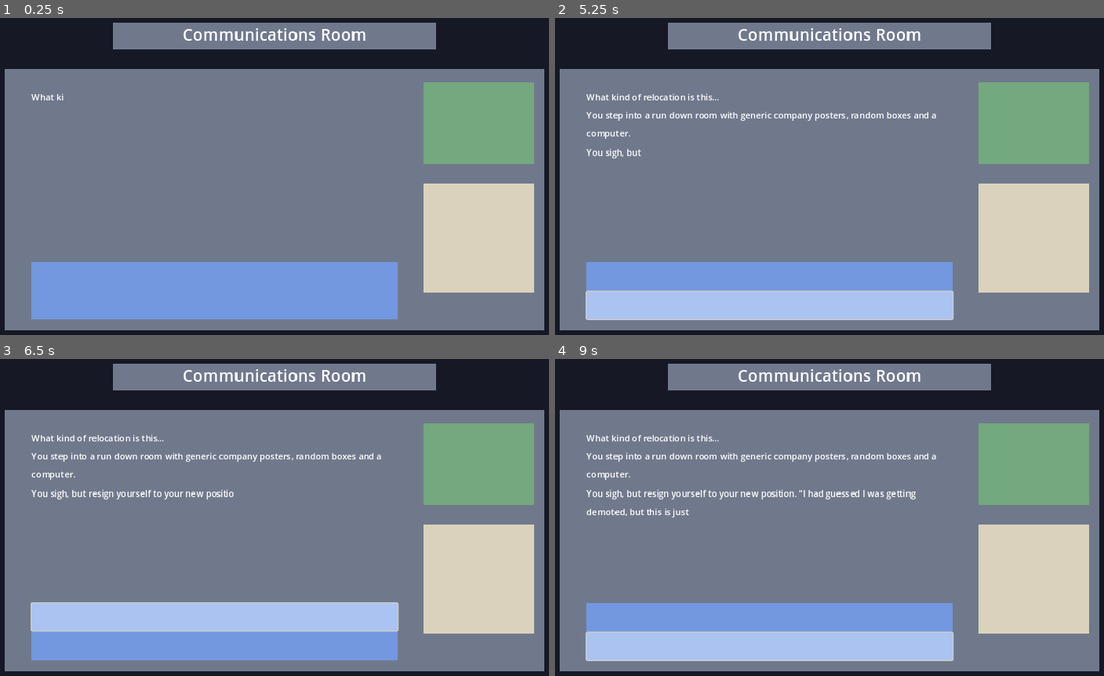
Above: before the commit, frames 1-4 (two rows, left to right).
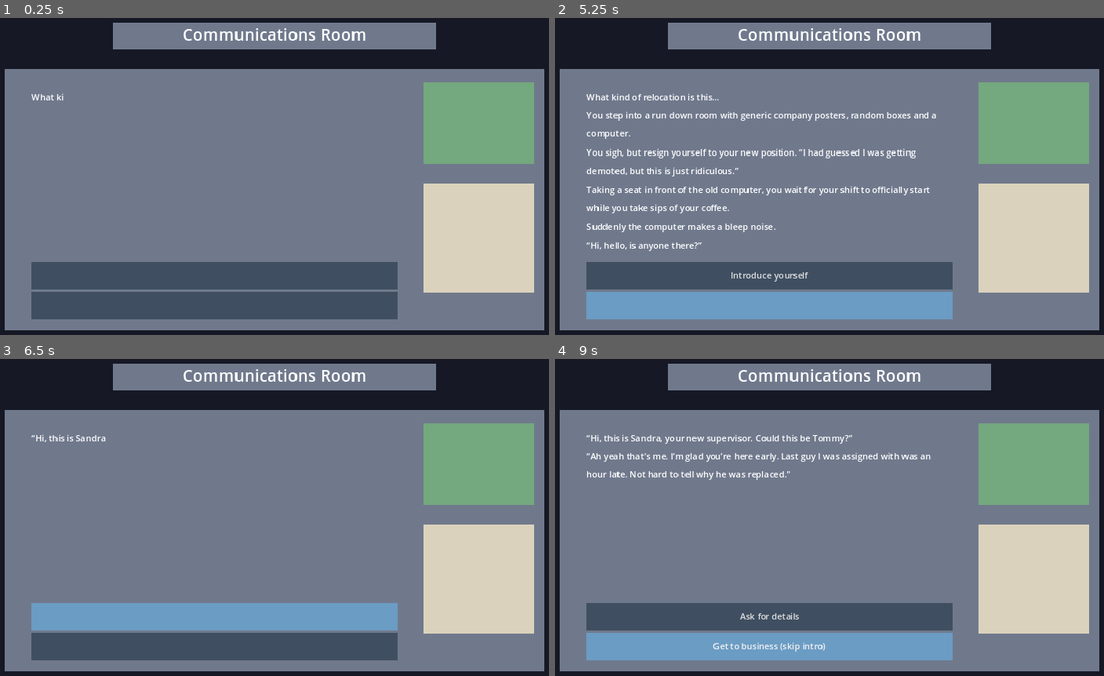
Above: after the commit, the same moments.

Repository: MatthewMa929/CaveDiver
Game: Godot game, scene res://Game/game.tscn
The game is run twice, just before and just after one commit, with the same random seed, the same clock (stepped at 60 frames per second) and the same inputs.
Inputs (mouse positions are in pixels of both pictures, inside the frame that each line leads up to):
- Up to frame 1 (0.25 s): no input
- Up to frame 2 (5.25 s): click (769, 274) at 0.5 s; click (769, 306) at 1.25 s; click (769, 274) at 2 s; click (769, 306) at 2.75 s; click (769, 274) at 3.5 s; click (769, 306) at 4.25 s; tap Space (Light, bound only before the commit) at 5.1 s
- Up to frame 3 (6.5 s): click (214, 615) at 5.75 s
- Up to frame 4 (9 s): tap Space (Light, bound only before the commit) at 6.6 s; click (769, 615) at 7.25 s; click (769, 647) at 8 s; click (769, 647) at 8.75 s

The runs differ from the first frame. In frame 1, 12% of the frame differs, in the area x 5-73%, y 76-96%; in frame 2, 14%; in frame 3, 14%; in frame 4, 15%, in the area x 5-73%, y 23-96%.

Commit message:
Text system complete

Diff:
--- a/Game/game.gd
+++ b/Game/game.gd
@@ -5,23 +5,27 @@
 @onready var text_timer = $TextTimer
 @onready var dot_timer = $DotTimer
 @onready var story = $Story
+@onready var button = $ChoiceMargin/ChoiceButtons/ChoiceButton
+@onready var button2 = $ChoiceMargin/ChoiceButtons/ChoiceButton2
+@onready var curr = story
 
 var char_index = 0
+var path_arr = [0]
 
 # Called when the node enters the scene tree for the first time.
 func _ready():
 	title.text = "[center]Communications Room[/center]"
-	body.text = story.text
+	body.text = curr.text
 	body.visible_characters = char_index
 
 
 # Called every frame. 'delta' is the elapsed time since the previous frame.
 func _process(delta):
-	pass
-
+	if Input.is_action_just_pressed("Action"):
+		char_index = body.text.length()
 
 func _on_text_timer_timeout():
-	if char_index+1 != body.text.length():
+	if char_index+1 < body.text.length():
 		if body.text[char_index] == '-':
 			pass
 		if body.text[char_index] == '”' or (body.text[char_index] == '.' and body.text[char_index+1] != '”'):
@@ -31,7 +35,33 @@
 		body.visible_characters = char_index
 	else:
 		body.visible_characters = body.text.length()
+		create_choices()
+
+func create_choices():
+	if curr.choices.size() == 1:
+		button.text = curr.choices[0]
+	if curr.choices.size() == 2:
+		button.text = curr.choices[0]
+		button2.text = curr.choices[1]
 
 func _on_dot_timer_timeout():
 	char_index += 1
 	text_timer.start()
+
+func _on_choice_button_pressed():
+	if (curr.jumpToNode != "" and body.text.length() <= char_index):
+		newCurr(curr.jumpToNode)
+
+func _on_choice_button_2_pressed():
+	if (curr.jumpToNode2 != "" and body.text.length() <= char_index):
+		newCurr(curr.jumpToNode2)
+
+func newCurr(path):
+	curr = get_node(path)
+	path_arr.append(curr.pathNumber)
+	char_index = 0
+	text_timer.start()
+	body.text = curr.text
+	body.visible_characters = char_index
+	button.text = ""
+	button2.text = ""
--- a/Game/game.tscn
+++ b/Game/game.tscn
@@ -21,13 +21,13 @@
 bg_color = Color(0.854902, 0.823529, 0.737255, 1)
 
 [sub_resource type="StyleBoxFlat" id="StyleBoxFlat_hk222"]
-bg_color = Color(0.45098, 0.596078, 0.87451, 1)
+bg_color = Color(0.439216, 0.47451, 0.54902, 1)
 
 [sub_resource type="StyleBoxFlat" id="StyleBoxFlat_766o5"]
-bg_color = Color(0.45098, 0.596078, 0.87451, 1)
+bg_color = Color(0.247059, 0.309804, 0.380392, 1)
 
 [sub_resource type="StyleBoxFlat" id="StyleBoxFlat_6hb7x"]
-bg_color = Color(0.670588, 0.764706, 0.941176, 1)
+bg_color = Color(0.419608, 0.611765, 0.768627, 1)
 
 [node name="Game" type="Node"]
 script = ExtResource("1_kwjqk")
@@ -134,14 +134,20 @@
 [node name="ChoiceButton" type="Button" parent="ChoiceMargin/ChoiceButtons"]
 custom_minimum_size = Vector2(0, 50)
 layout_mode = 2
+focus_mode = 0
 theme_override_styles/normal = SubResource("StyleBoxFlat_766o5")
 theme_override_styles/hover = SubResource("StyleBoxFlat_6hb7x")
+shortcut_feedback = false
+shortcut_in_tooltip = false
 
 [node name="ChoiceButton2" type="Button" parent="ChoiceMargin/ChoiceButtons"]
 custom_minimum_size = Vector2(0, 50)
 layout_mode = 2
+focus_mode = 0
 theme_override_styles/normal = SubResource("StyleBoxFlat_766o5")
 theme_override_styles/hover = SubResource("StyleBoxFlat_6hb7x")
+shortcut_feedback = false
+shortcut_in_tooltip = false
 
 [node name="TextTimer" type="Timer" parent="."]
 wait_time = 0.035
@@ -153,5 +159,7 @@
 
 [node name="Story" parent="." instance=ExtResource("2_j8fbq")]
 
+[connection signal="pressed" from="ChoiceMargin/ChoiceButtons/ChoiceButton" to="." method="_on_choice_button_pressed"]
+[connection signal="pressed" from="ChoiceMargin/ChoiceButtons/ChoiceButton2" to="." method="_on_choice_button_2_pressed"]
 [connection signal="timeout" from="TextTimer" to="." method="_on_text_timer_timeout"]
 [connection signal="timeout" from="DotTimer" to="." method="_on_dot_timer_timeout"]
--- a/Story/StoryNode.gd
+++ b/Story/StoryNode.gd
@@ -5,3 +5,5 @@
 @export_multiline var text:String
 @export var choices:Array[String]
 @export var jumpToNode:String
+@export var jumpToNode2:String
+@export var pathNumber:String
--- a/Story/story.tscn
+++ b/Story/story.tscn
@@ -11,9 +11,12 @@
 Suddenly the computer makes a bleep noise.
 “Hi, hello, is anyone there?”"
 choices = Array[String](["Introduce yourself"])
+jumpToNode = "Story/Intro"
+pathNumber = "0"
 
 [node name="Intro" type="Node" parent="."]
 script = ExtResource("1_415g8")
 text = "“Hi, this is Sandra, your new supervisor. Could this be Tommy?”
 “Ah yeah that's me. I’m glad you’re here early. Last guy I was assigned with was an hour late. Not hard to tell why he was replaced.\""
-choices = Array[String](["Get to business (skip intro)", "Ask for details"])
+choices = Array[String](["Ask for details", "Get to business (skip intro)"])
+pathNumber = "1"
--- a/project.godot
+++ b/project.godot
@@ -22,7 +22,7 @@
 
 [input]
 
-Light={
+Action={
 "deadzone": 0.5,
 "events": [Object(InputEventKey,"resource_local_to_scene":false,"resource_name":"","device":-1,"window_id":0,"alt_pressed":false,"shift_pressed":false,"ctrl_pressed":false,"meta_pressed":false,"pressed":false,"keycode":0,"physical_keycode":32,"key_label":0,"unicode":32,"echo":false,"script":null)
 ]
